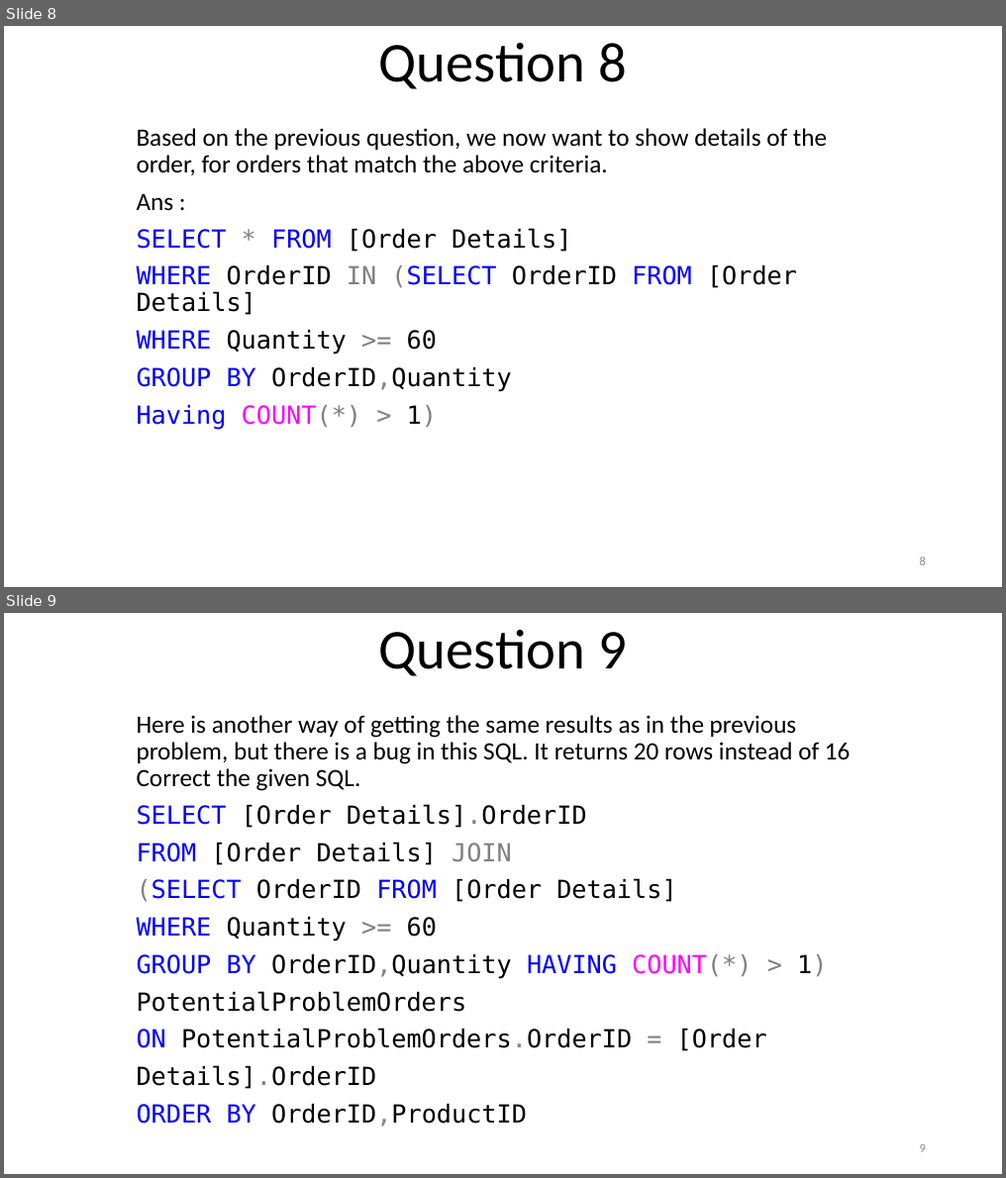
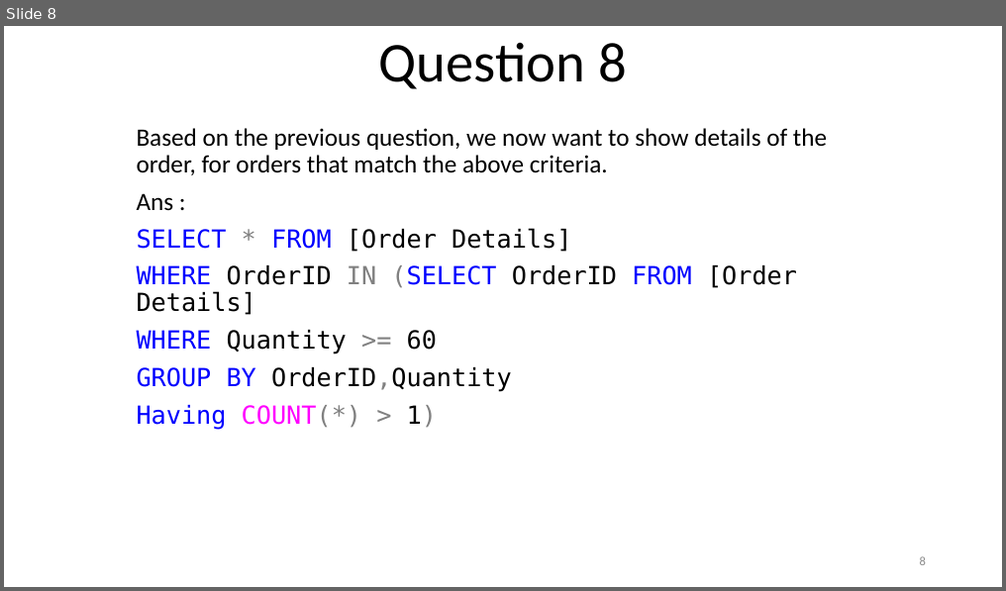
Before and after one commit to KaustubhSathe/sql-challenges, a slide deck: 3. Northwind Challenges/Advanced-Problems.pptm. Shown one above the other, each under a label of ours: slides 8 and 9 before the commit, slide 8 after it. The pictures are 1006x1178 and 1006x591 pixels, drawn with LibreOffice and Linux fonts; fonts in the diff are those of the drawing. Boxes give left, top, right and bottom in pixels: in the first picture for what was removed or moved away, otherwise in the second. Text is boxed around its words. In the diff, an @@ line names an element or a change of style, - is before the commit and + after.

```diff
--- a/3. Northwind Challenges/Advanced-Problems.pptm
+++ b/3. Northwind Challenges/Advanced-Problems.pptm
@@ slide 9 removed at (4,613,1002,1174), background #FFFFFF @@
@@ title removed at (379,630,627,676) @@
-Question 9
@@ subtitle removed at (137,715,850,1127) @@
-Here is another way of getting the same results as in the previous problem, but there is a bug in this SQL. It returns 20 rows instead of 16 Correct the given SQL.
-SELECT [Order Details].OrderID
-FROM [Order Details] JOIN
-(SELECT OrderID FROM [Order Details]
-WHERE Quantity >= 60
-GROUP BY OrderID,Quantity HAVING COUNT(*) > 1)
-PotentialProblemOrders
-ON PotentialProblemOrders.OrderID = [Order
-Details].OrderID
-ORDER BY OrderID,ProductID
@@ page number removed at (920,1145,926,1153) @@
-9
```
Also in this commit, not shown: 16 slides changed, 2 slides added, 5 other slides removed, 5 other files.
